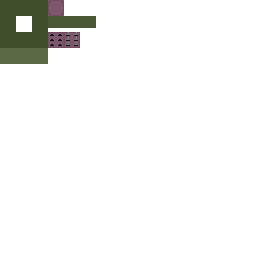
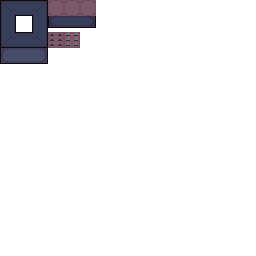
Before/after of a (256, 256) layered artwork. What changed in the layer stack:
painted on "alk_ruins_beta.png" over box(0, 0, 96, 64)
painted on "Layer #1" over box(50, 34, 78, 46)
